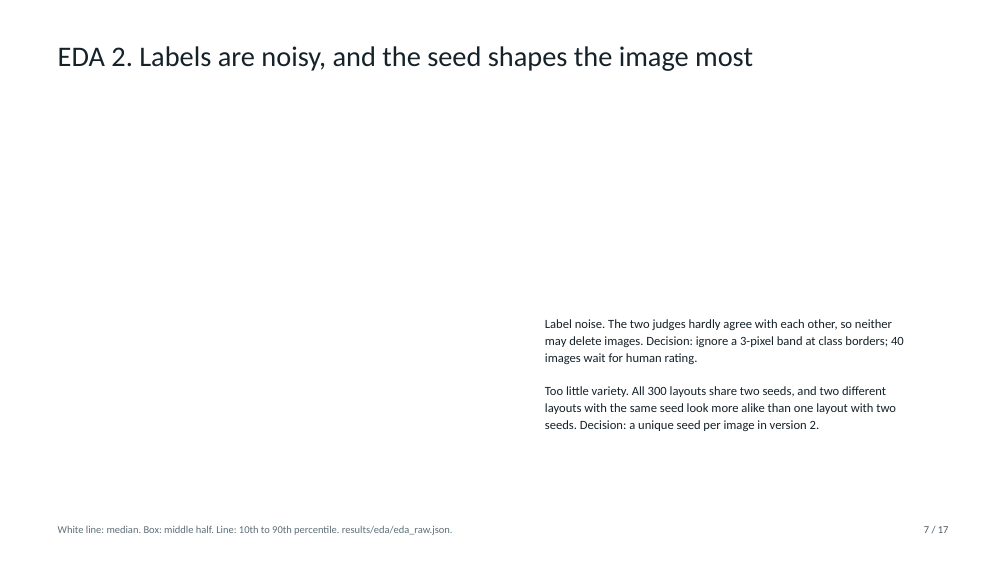
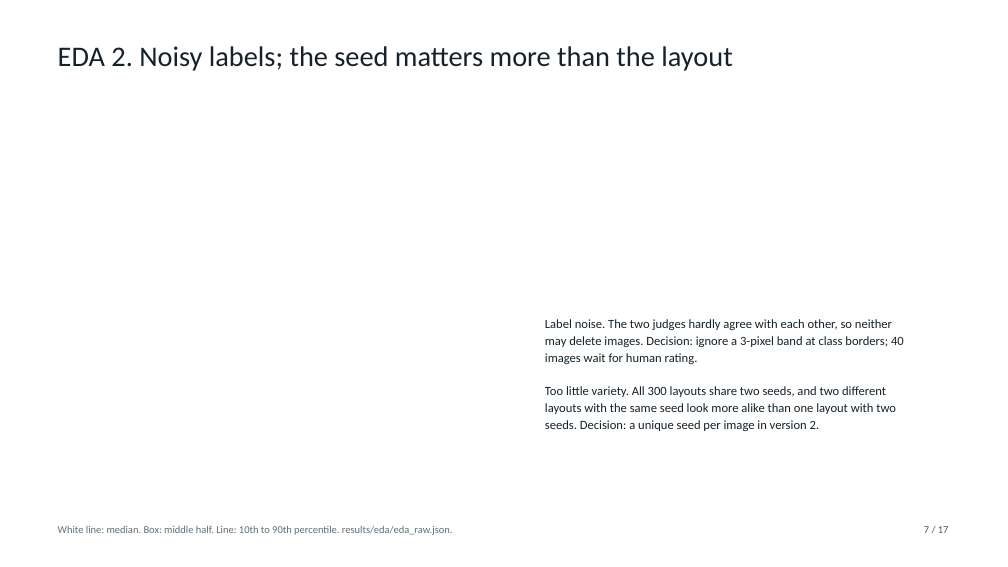
Before and after one commit to ssen2803/arch-to-image, a slide deck: slide 7 of slides/midterm.pptx. Drawn at 1008x567 pixels with LibreOffice and Linux fonts; fonts in the diff are those of the drawing; background and template pictures are left out. Boxes give left, top, right and bottom in pixels: in the first picture for what was removed or moved away, otherwise in the second. Text is boxed around its words. In the diff, an @@ line names an element or a change of style, - is before the commit and + after.

```diff
--- a/slides/midterm.pptx
+++ b/slides/midterm.pptx
@@ text at box(58, 46, 732, 71): text changed @@
-EDA 2. Labels are noisy, and the seed shapes the image most
+EDA 2. Noisy labels; the seed matters more than the layout
```
Also in this commit, not shown: 6 other slides changed, 25 other files.
